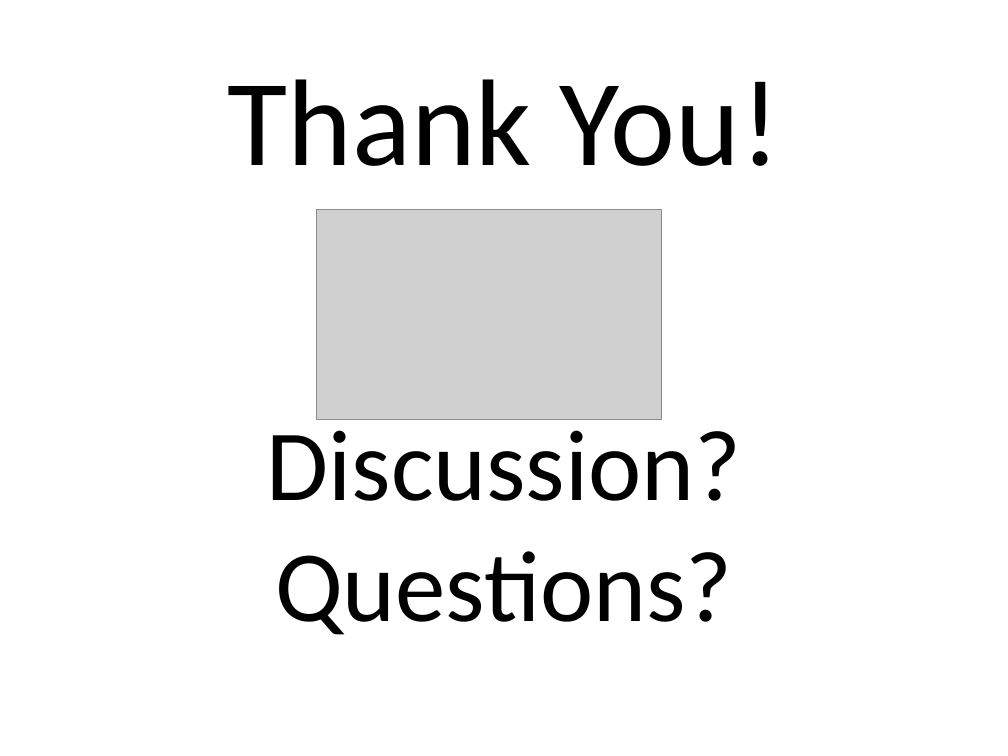
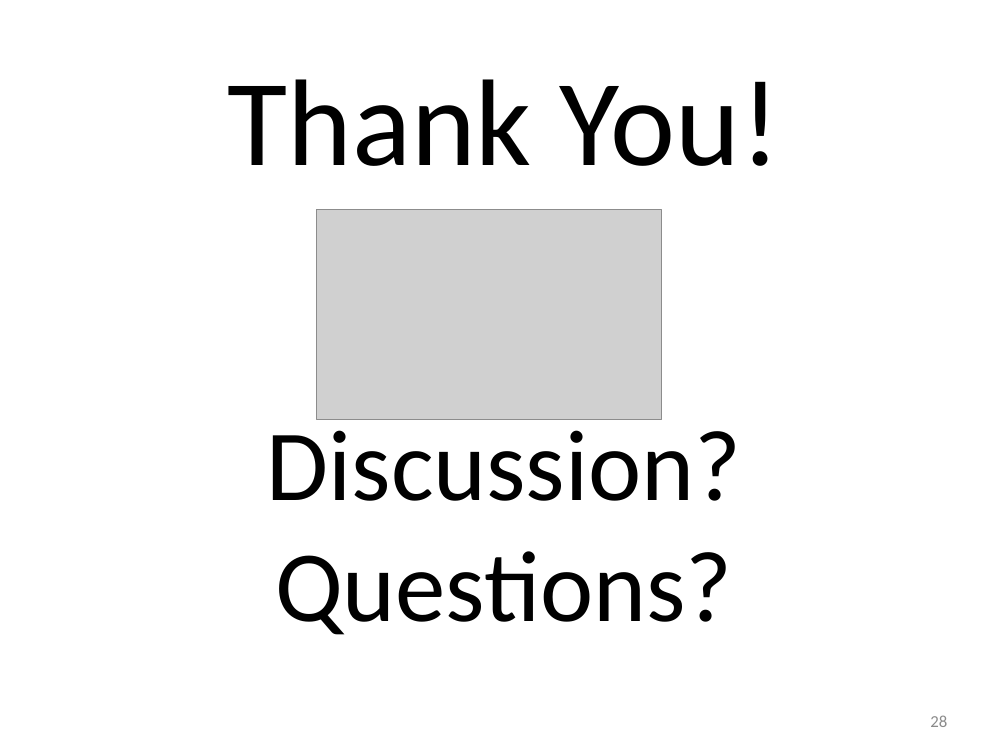
Before and after one commit to UUDeCART/NoSQL, a slide deck: slide 28 of NoSQL.pptx. Drawn at 1008x756 pixels with LibreOffice and Linux fonts; fonts in the diff are those of the drawing; grey boxes stand for pictures. Boxes give left, top, right and bottom in pixels: in the first picture for what was removed or moved away, otherwise in the second. Text is boxed around its words. In the diff, an @@ line names an element or a change of style, - is before the commit and + after.

```diff
--- a/NoSQL.pptx
+++ b/NoSQL.pptx
@@ page number added at (930, 715, 947, 727), 12 pt, text #8C8C8C @@
+28
```
Also in this commit, not shown: 27 other slides changed.
